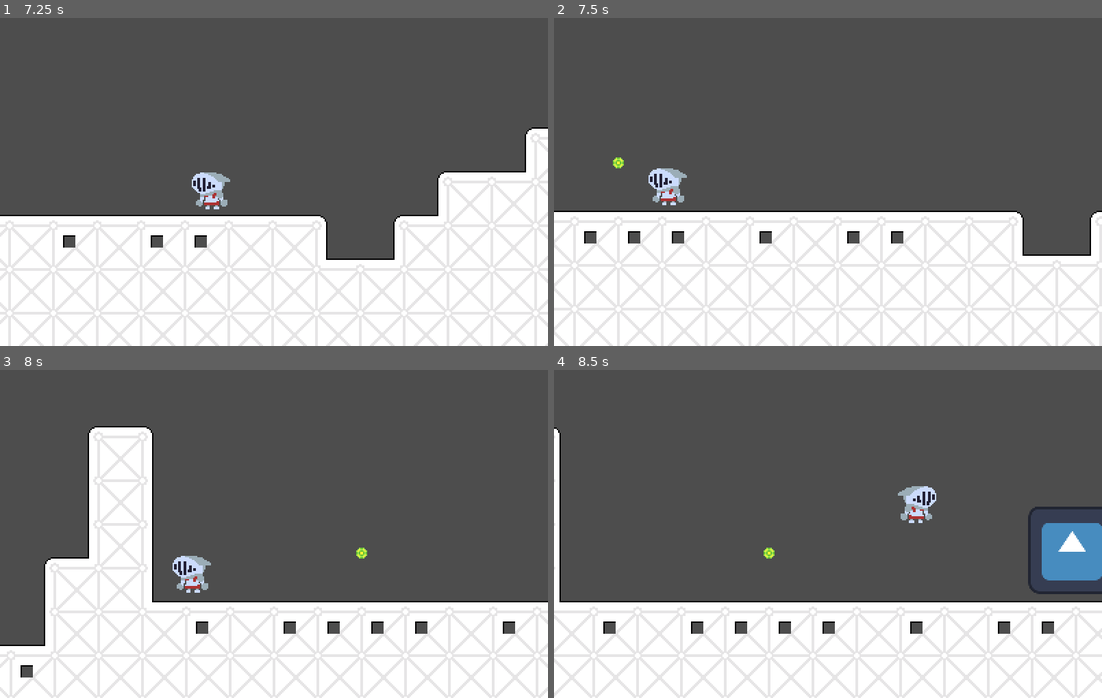
Above: before the commit, frames 1-4 (two rows, left to right).
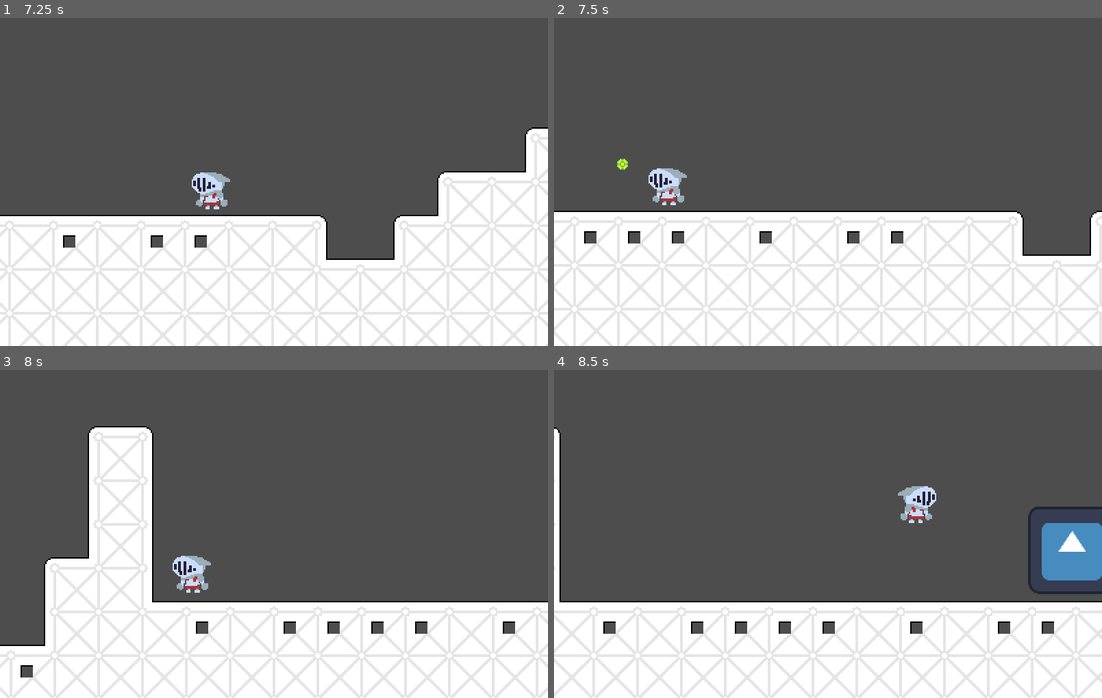
Above: after the commit, the same moments.

Repository: WondaMegapon/ACMJAM-S2024
Game: Godot game, scene res://Scenes/MainMenue.tscn
Same seed, same stepped clock (60 frames per second), same inputs: the game is played once before the commit and once after it. The engine's default icon, where the game draws it, is replaced by a stand-in: a white triangle on a blue panel in a dark square.
Inputs:
- Up to frame 1 (7.25 s): click "Play" at 0.5 s; hold D (player_right) 1.28-2.78 s; tap Shift (player_dash) every 0.75 s from 1.35 to 6.6 s; tap Space (player_jump) at 1.52, 2.27, 3.77, 4.52, 5.27, 6.77 s; hold A (player_left) 2.78-3.53 s; hold D (player_right) 3.53-5.03 s; hold A (player_left) 5.03-5.78 s; hold D (player_right) 5.78-6.53 s; hold A (player_left) from 6.53 s (still down)
- Up to frame 2 (7.5 s): keep holding A (player_left); tap Shift (player_dash) at 7.35 s
- Up to frame 3 (8 s): keep holding A (player_left); tap Space (player_jump) at 7.52 s
- Up to frame 4 (8.5 s): release A (player_left) at 8.03 s; hold D (player_right) from 8.03 s (still down); tap Shift (player_dash) at 8.1 s; tap Space (player_jump) at 8.27 s

Frame 1 is identical in both runs. In frame 2, less than 0.1% of the frame differs, in the area x 10-14%, y 42-47%; in frame 3, less than 0.1%; in frame 4, less than 0.1%.

Commit message:
TIME ORB!!!

Diff:
--- a/Objects/Characters/Player.tscn
+++ b/Objects/Characters/Player.tscn
@@ -10,6 +10,7 @@
 size = Vector2(48, 48)
 
 [node name="CharacterBody2D" type="CharacterBody2D" node_paths=PackedStringArray("DamageVolume")]
+collision_layer = 3
 collision_mask = 5
 script = ExtResource("1_h7v3j")
 DamageVolume = NodePath("DamageVolume")
--- a/Objects/Items/TimeOrb.tscn
+++ b/Objects/Items/TimeOrb.tscn
@@ -9,16 +9,17 @@
 [sub_resource type="CircleShape2D" id="CircleShape2D_tj7jh"]
 radius = 96.0
 
-[node name="TimeOrb" type="Node2D" node_paths=PackedStringArray("CollectionArea")]
+[node name="TimeOrb" type="Node2D" node_paths=PackedStringArray("GravityArea", "CollectionArea")]
 script = ExtResource("1_mlw3e")
-CollectionArea = NodePath("GravityArea")
+GravityArea = NodePath("GravityArea")
+CollectionArea = NodePath("CollectionArea")
 
 [node name="Sprite2D" type="Sprite2D" parent="."]
 texture = ExtResource("1_ninas")
 
 [node name="CollectionArea" type="Area2D" parent="."]
 collision_layer = 16
-collision_mask = 0
+collision_mask = 2
 
 [node name="CollectionBox" type="CollisionShape2D" parent="CollectionArea"]
 shape = SubResource("CircleShape2D_7ffce")
--- a/Scripts/Objects/TimeOrb.gd
+++ b/Scripts/Objects/TimeOrb.gd
@@ -1,9 +1,18 @@
 extends Node2D
 
+@export var GravityArea = Area2D
 @export var CollectionArea = Area2D
+@onready var gameMaster = get_node("/root/GameMaster") as GameMaster # Getting our gamemaster.
 
 # Called when the node enters the scene tree for the first time.
 func _physics_process(delta):
 	if (CollectionArea as Area2D).has_overlapping_bodies():
 		var bodies = (CollectionArea as Area2D).get_overlapping_bodies()
-		transform.interpolate_with(bodies[0].transform, 0.1)
+		if(bodies[0]):
+			gameMaster.globalTimerAdd(2)
+			self.queue_free() # GONE
+
+	if (GravityArea as Area2D).has_overlapping_bodies():
+		var bodies = (GravityArea as Area2D).get_overlapping_bodies()
+		if(bodies[0]):
+			position = position.move_toward(bodies[0].position, 64 / position.distance_to(bodies[0].position))
